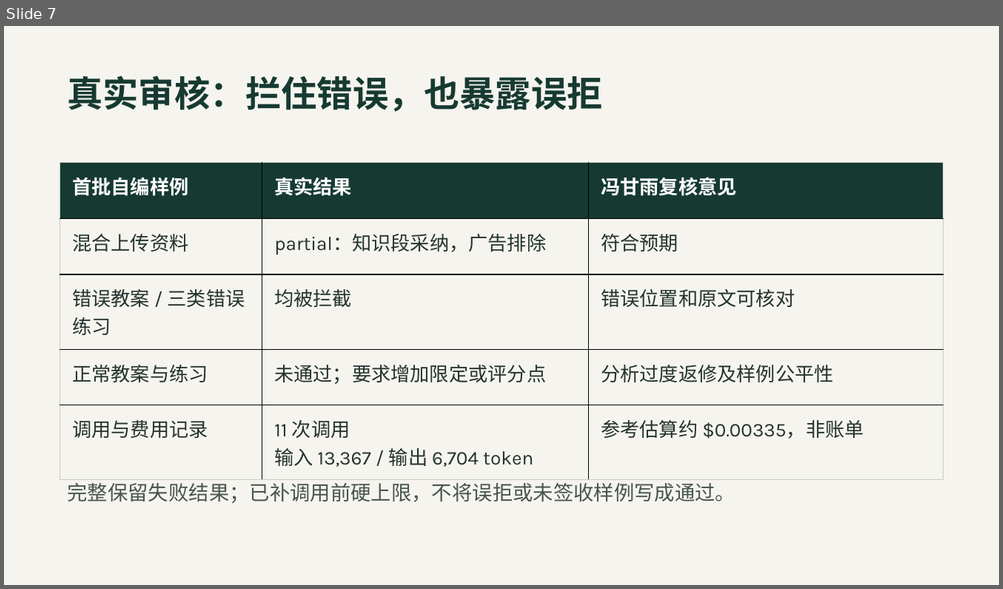
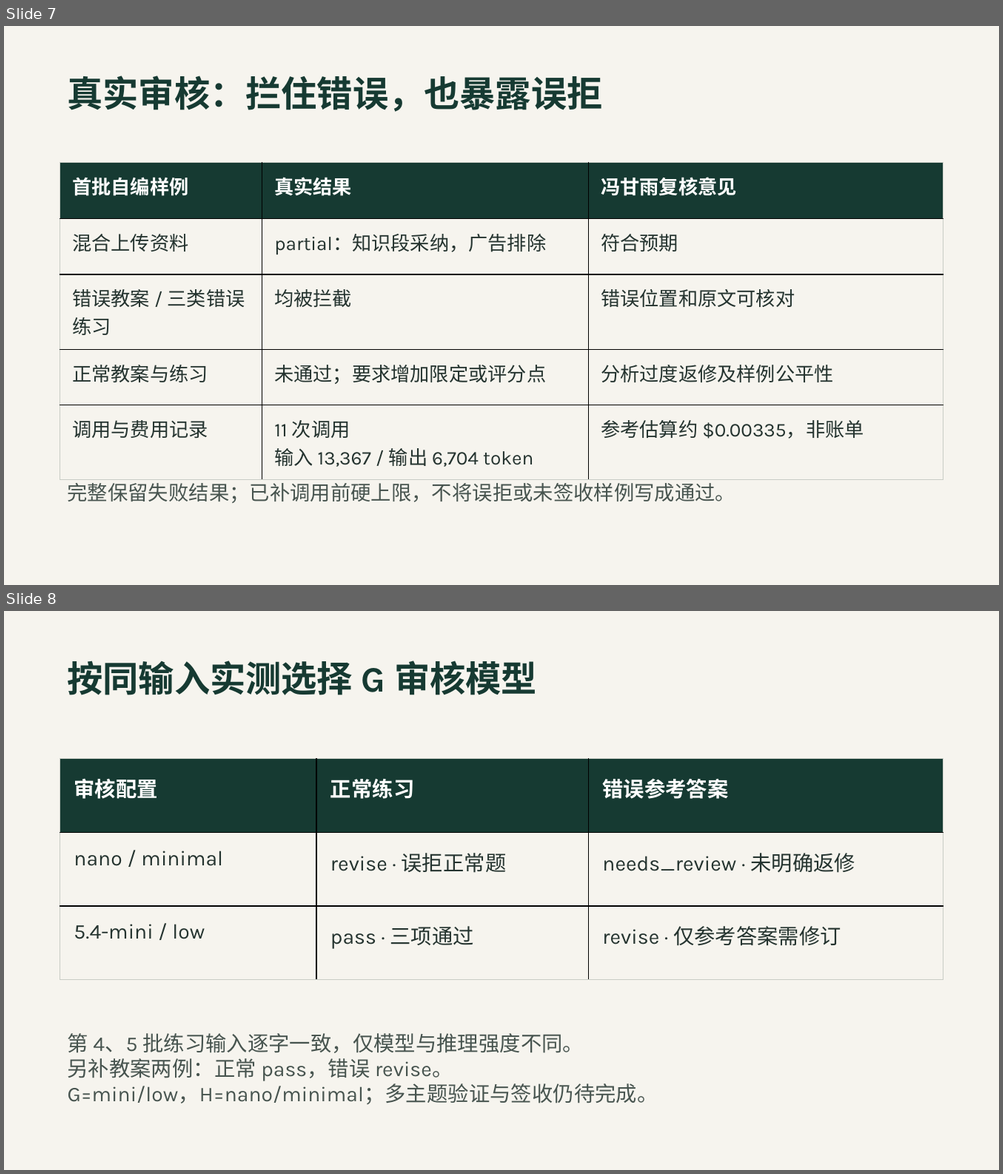
Before and after one commit to Gump111458785/learngraph-hg-review, a slide deck: docs/hg-v3/冯甘雨-HG-V3-验收汇报.pptx. Shown one above the other, each under a label of ours: slide 7 before the commit, slides 7 and 8 after it. The pictures are 1003x589 and 1003x1174 pixels, drawn with LibreOffice and Linux fonts; fonts in the diff are those of the drawing. Boxes give left, top, right and bottom in pixels: in the first picture for what was removed or moved away, otherwise in the second. Text is boxed around its words. In the diff, an @@ line names an element or a change of style, - is before the commit and + after.

```diff
--- a/docs/hg-v3/冯甘雨-HG-V3-验收汇报.pptx
+++ b/docs/hg-v3/冯甘雨-HG-V3-验收汇报.pptx
@@ slide 8 added at <box>4,611,999,1170</box>, background #F6F4EE @@
@@ text added at <box>68,661,537,695</box>, 34.5 pt, text #163A32, bold @@
+按同输入实测选择 G 审核模型
@@ table added at <box>60,759,943,980</box>, 3 rows, 3 columns @@
+审核配置 | 正常练习 | 错误参考答案
+nano / minimal | revise · 误拒正常题 | needs_review · 未明确返修
+5.4-mini / low | pass · 三项通过 | revise · 仅参考答案需修订
@@ text added at <box>68,1034,658,1105</box>, 20.2 pt, text #47544F @@
+第 4、5 批练习输入逐字一致，仅模型与推理强度不同。
+另补教案两例：正常 pass，错误 revise。
+G=mini/low，H=nano/minimal；多主题验证与签收仍待完成。
```
Also in this commit, not shown: 1 slide changed, 35 other files.
